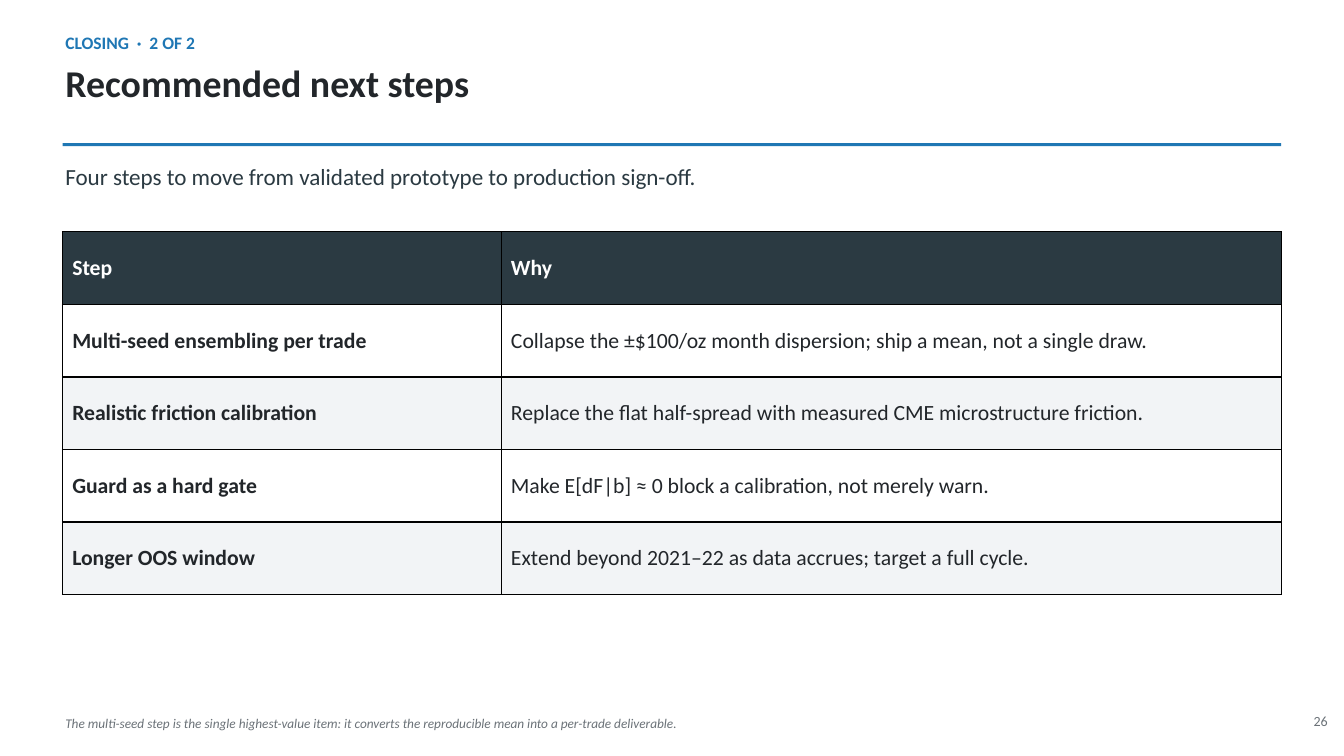
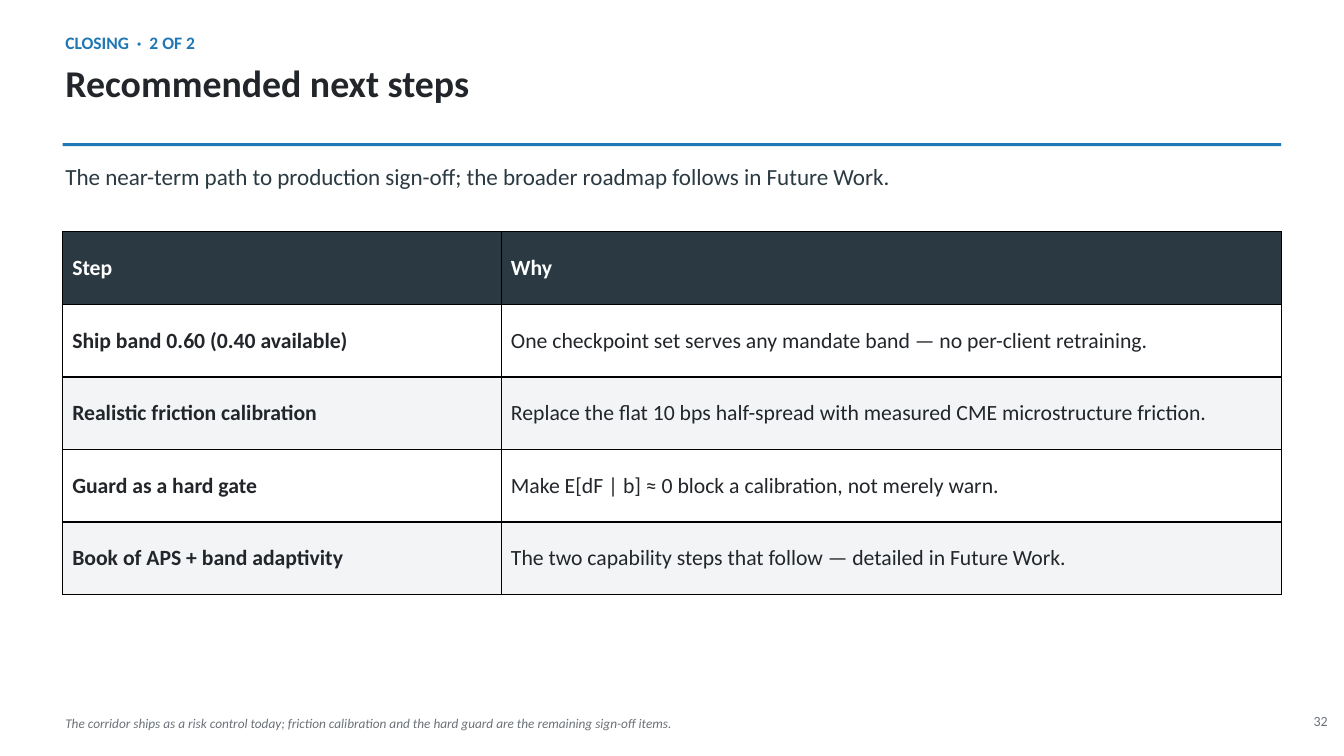
Before and after one commit to sylam/riskflow, a slide deck: slide 32 of artifacts/platinum_hedge_management_deck.pptx (slide 26 before the commit). Drawn at 1344x756 pixels with LibreOffice and Linux fonts; fonts in the diff are those of the drawing. Boxes give left, top, right and bottom in pixels: in the first picture for what was removed or moved away, otherwise in the second. Text is boxed around its words. In the diff, an @@ line names an element or a change of style, - is before the commit and + after.

```diff
--- a/artifacts/platinum_hedge_management_deck.pptx
+++ b/artifacts/platinum_hedge_management_deck.pptx
@@ text at (65, 169, 889, 189): text changed @@
-Four steps to move from validated prototype to production sign-off.
+The near-term path to production sign-off; the broader roadmap follows in Future Work.
@@ table at (63, 232, 1281, 595) @@
-row 2, column 1: Multi-seed ensembling per trade
+row 2, column 1: Ship band 0.60 (0.40 available)
-row 2, column 2: Collapse the ±$100/oz month dispersion; ship a mean, not a single draw.
+row 2, column 2: One checkpoint set serves any mandate band — no per-client retraining.
-row 3, column 2: Replace the flat half-spread with measured CME microstructure friction.
+row 3, column 2: Replace the flat 10 bps half-spread with measured CME microstructure friction.
-row 4, column 2: Make E[dF|b] ≈ 0 block a calibration, not merely warn.
+row 4, column 2: Make E[dF | b] ≈ 0 block a calibration, not merely warn.
-row 5, column 1: Longer OOS window
+row 5, column 1: Book of APS + band adaptivity
-row 5, column 2: Extend beyond 2021–22 as data accrues; target a full cycle.
+row 5, column 2: The two capability steps that follow — detailed in Future Work.
@@ text at (65, 719, 672, 730): text changed @@
-The multi-seed step is the single highest-value item: it converts the reproducible mean into a per-trade deliverable.
+The corridor ships as a risk control today; friction calibration and the hard guard are the remaining sign-off items.
@@ text at (1314, 717, 1328, 726): text changed @@
-26
+32
```
Also in this commit, not shown: 12 other slides changed, 7 slides added.
